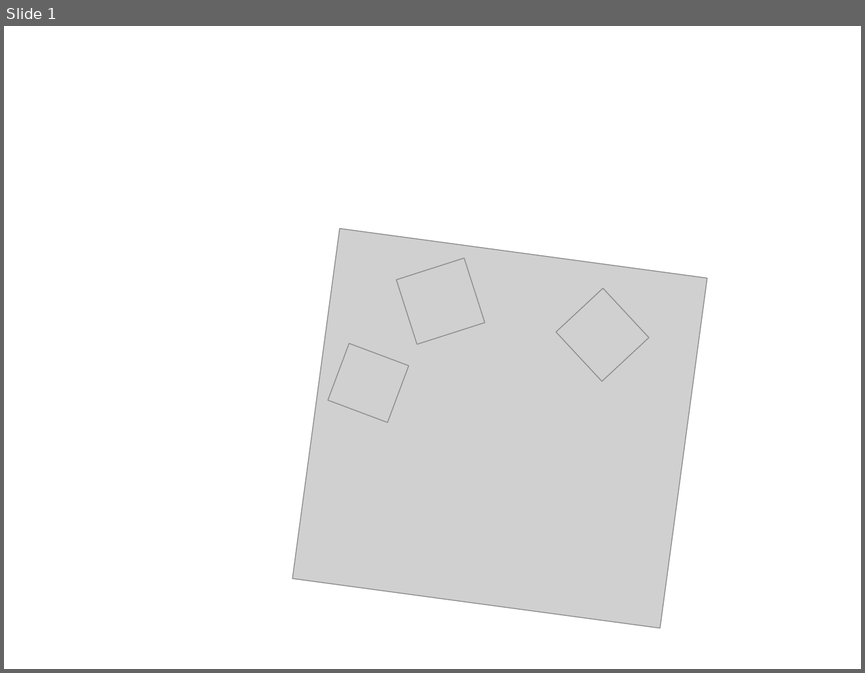
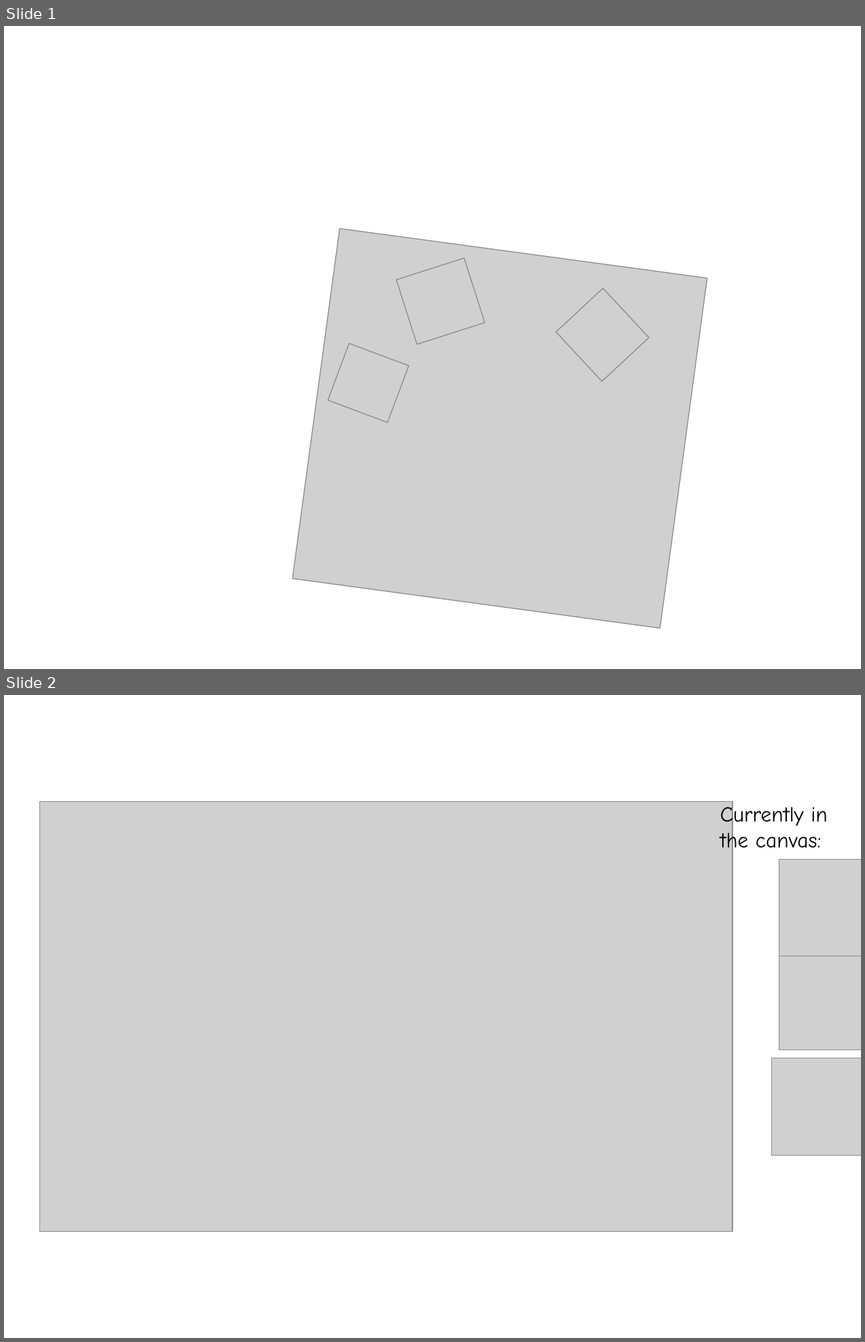
Before and after one commit to partha117/24-School, a slide deck: Documentations/Proposal and Scope/Report/resources/temp.pptx. Shown one above the other, each under a label of ours: slide 1 before the commit, slides 1 and 2 after it. The pictures are 865x673 and 865x1342 pixels, drawn with LibreOffice and Linux fonts; fonts in the diff are those of the drawing; grey boxes stand for pictures. Boxes give left, top, right and bottom in pixels: in the first picture for what was removed or moved away, otherwise in the second. Text is boxed around its words. In the diff, an @@ line names an element or a change of style, - is before the commit and + after.

```diff
--- a/Documentations/Proposal and Scope/Report/resources/temp.pptx
+++ b/Documentations/Proposal and Scope/Report/resources/temp.pptx
@@ slide 2 added at <box>4,695,861,1338</box>, background #FFFFFF @@
@@ group added at <box>40,801,861,1231</box>: 4 pictures, 1 text @@
+Currently in the canvas:
```
Also in this commit, not shown: 10 other files.
